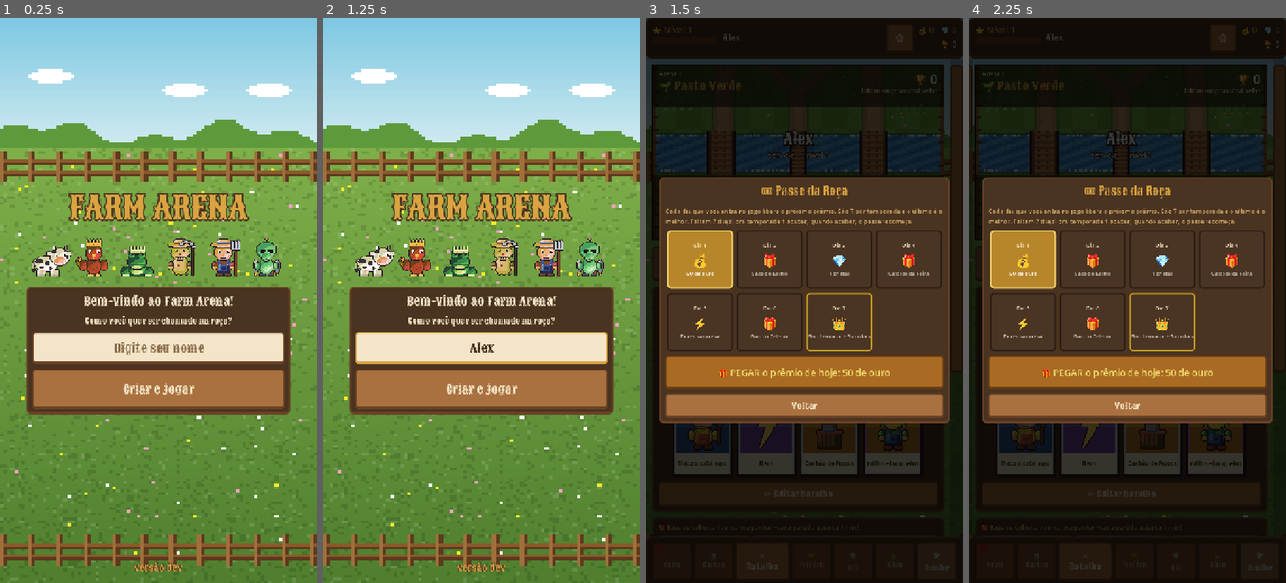
Above: before the commit, frames 1-4 (left to right).
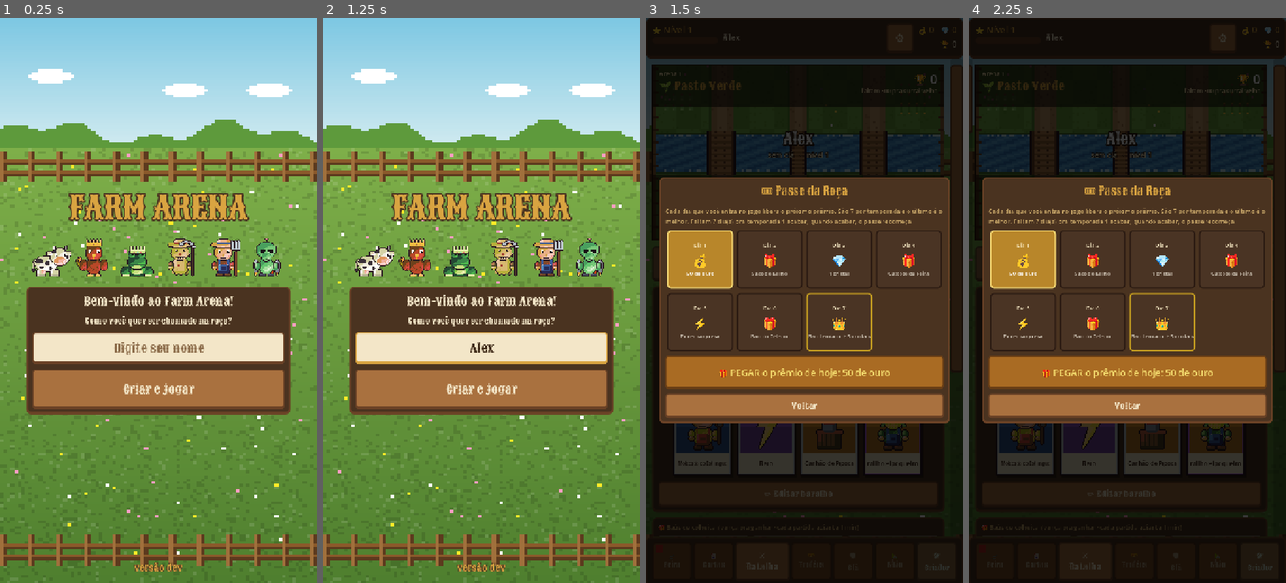
Above: after the commit, the same moments.

Repository: Generadevde/farmarena
Game: Godot game, scene res://Scenes/profile_setup.tscn
The game is run twice, just before and just after one commit, with the same random seed, the same clock (stepped at 60 frames per second) and the same inputs. The engine's default icon, where the game draws it, is replaced by a stand-in: a white triangle on a blue panel in a dark square.
Inputs (mouse positions are in pixels of both pictures, inside the frame that each line leads up to):
- Up to frame 1 (0.25 s): no input
- Up to frame 2 (1.25 s): click (481, 345) at 0.52 s; type "Alex" at 0.6 s
- Up to frame 3 (1.5 s): click "Criar e jogar" at 1.25 s
- Up to frame 4 (2.25 s): click "⚙" at 2 s

Frames 1-2 are identical in both runs. In frame 3, 0.2% of the frame differs, in the area x 3-93%, y 16-28%; in frame 4, 0.2%.

Commit message:
Arena em "teclado numérico": base no 5 e oito pontos de módulo em volta
- Pontos de módulo numa grade 3x3 simétrica (colunas das 3 pontes; fileiras 230, 330 e 430):
  3 na frente, 1 de cada lado da base e 3 atrás. Os dois cantos de trás são novos.
- Cenário das 13 arenas redesenhado: pátio com os 9 lugares marcados e três caminhos retos,
  um de cada ponte.
- O limite de módulos por lado não mudou (1, 2 ou 3 conforme o nível).

Co-Authored-By: Claude Fable 5.2 <noreply@anthropic.com>
Claude-Session: https://claude.ai/code/session_01F2c9wwKpd4XWAaAeM55Dzi

Diff:
--- a/Scripts/hub.gd
+++ b/Scripts/hub.gd
@@ -1013,7 +1013,7 @@
 			["mao4", "🃏 4 cartas na mão", "Em vez de 3. O baralho tem 8, como no Clash."],
 			["portao", "🚪 Portão na frente (3 torres)", "Experiência: uma torre mais fraca no meio, na frente, além das duas de trás. Deixa a partida toda no meio -- por isso vem desligado."],
 			["rotas", "🧭 3 rotas (só com o portão)", "A tropa segue a rota onde você solta: esquerda e direita vão na torre de trás daquele lado, o meio vai no portão."],
-			["modulos", "🧩 Base principal + módulos", "Casa Grande no meio (caiu, acabou) e 6 pontos em volta pra pôr os módulos (1 a 3, conforme o nível). Desligado, voltam as 2 torres iguais."]]:
+			["modulos", "🧩 Base principal + módulos", "Casa Grande no meio (caiu, acabou) e 8 pontos em volta (igual teclado numérico) pra pôr os módulos (1 a 3, conforme o nível). Desligado, voltam as 2 torres iguais."]]:
 		var line = HBoxContainer.new()
 		line.add_theme_constant_override("separation", 8)
 		lab.add_child(line)
@@ -1275,7 +1275,7 @@
 	var n_mods = loadout.size()
 	var mlv = Progresso.tower_level()
 	tp.add_child(_label("🧩 Sua base: Casa Grande + %d módulo%s" % [n_mods, "" if n_mods == 1 else "s"], 22, ThemeBuilder.COLOR_GOLD))
-	tp.add_child(_wrap("A Casa Grande é igual pros dois lados e não muda: se ela cair, a partida acaba. Em volta dela tem 6 pontos pra pôr módulo, e pode repetir o mesmo. Módulo derruba …(190 unchanged characters)…
+	tp.add_child(_wrap("A Casa Grande é igual pros dois lados e não muda: se ela cair, a partida acaba. Em volta dela tem 8 pontos pra pôr módulo (3 na frente, 1 de cada lado e 3 atrás, igual um teclado numérico com a base no 5), e pode repetir o mesmo. Módulo derruba …(190 unchanged characters)…
 	# os espaços abrem com o nível dos módulos (1, 2 ou 3) e o adversário entra com a mesma quantidade
 	var nxt = Regras.next_slot_level(mlv)
 	var slots_txt = "🔓 Espaços de módulo: %d de %d (nível dos módulos %d). " % [n_mods, Regras.MODULE_SLOTS_MAX, mlv]
@@ -1287,7 +1287,7 @@
 	grid.add_theme_constant_override("h_separation", 8)
 	grid.add_theme_constant_override("v_separation", 8)
 	tp.add_child(grid)
-	for cell in [0, 1, 2, 3, -1, 5, -2, 4, -2]:   # -1 = a base, -2 = canto sem ponto
+	for cell in [0, 1, 2, 3, -1, 5, 6, 4, 7]:   # teclado numérico: -1 = a base (o "5"), o resto são os 8 pontos
 		var b = Button.new()
 		b.custom_minimum_size = Vector2(196, 150)
 		b.size_flags_horizontal = Control.SIZE_EXPAND_FILL
--- a/Scripts/regras.gd
+++ b/Scripts/regras.gd
@@ -65,14 +65,18 @@
 const MODULE_SLOTS_MAX = 3
 const MODULE_SLOT_LEVELS = [1, 5, 13]   # nível em que abre o 1º, o 2º e o 3º espaço
 const MAIN_BASE_POS = Vector2(0, 330)   # a partir do meio do rio, pro lado de quem é o dono
-# os 6 pontos: 3 na frente (esquerda, meio, direita), 2 nos lados da base e 1 atrás dela
-const MODULE_POINTS = [Vector2(-150, 235), Vector2(0, 225), Vector2(150, 235), Vector2(-140, 395), Vector2(0, 435), Vector2(140, 395)]
-const MODULE_POINT_NAMES = ["Frente esquerda", "Frente meio", "Frente direita", "Lado esquerdo", "Atrás da base", "Lado direito"]
+# TECLADO NUMÉRICO: a base é o 5 e os 8 pontos são os outros números -- 3 na frente, 1 de cada
+# lado da base e 3 atrás. Três colunas (as das 3 pontes: -150, 0, 150) e três fileiras
+# (230, 330, 430 a partir do rio), tudo simétrico. Os índices 0 a 5 são os de sempre (os
+# baralhos de módulo salvos continuam valendo); 6 e 7 são os cantos de trás, novos.
+const MODULE_POINTS = [Vector2(-150, 230), Vector2(0, 230), Vector2(150, 230), Vector2(-150, 330), Vector2(0, 430), Vector2(150, 330),
+	Vector2(-150, 430), Vector2(150, 430)]
+const MODULE_POINT_NAMES = ["Frente esquerda", "Frente meio", "Frente direita", "Lado esquerdo", "Atrás, no meio", "Lado direito", "Atrás esquerda", "Atrás direita"]
 const DEFAULT_POINTS = [0, 2, 1]             # onde os módulos nascem, antes de a batalha pôr cada um no ponto escolhido
 # ordem dos pontos pra completar espaço vazio. O primeiro é um LADO da frente, não o meio: com o
 # único módulo na frente do meio, tudo que o adversário tem pra bater fica na rota do meio e a
 # partida vira "jogar carta no meio" (medido: 98% das jogadas dos bots no meio)
-const FILL_POINTS = [0, 2, 1, 3, 5, 4]
+const FILL_POINTS = [0, 2, 1, 3, 5, 4, 6, 7]
 
 
 static func module_slots(level: int) -> int:
Binary file changed: Resources/arena/arena_bg.png
Binary file changed: Resources/arena/arena_bg_1.png
Binary file changed: Resources/arena/arena_bg_10.png
Binary file changed: Resources/arena/arena_bg_11.png
Binary file changed: Resources/arena/arena_bg_12.png
Binary file changed: Resources/arena/arena_bg_2.png
Binary file changed: Resources/arena/arena_bg_3.png
Binary file changed: Resources/arena/arena_bg_4.png
Binary file changed: Resources/arena/arena_bg_5.png
Binary file changed: Resources/arena/arena_bg_6.png
Binary file changed: Resources/arena/arena_bg_7.png
Binary file changed: Resources/arena/arena_bg_8.png
(and 1 more such lines)
